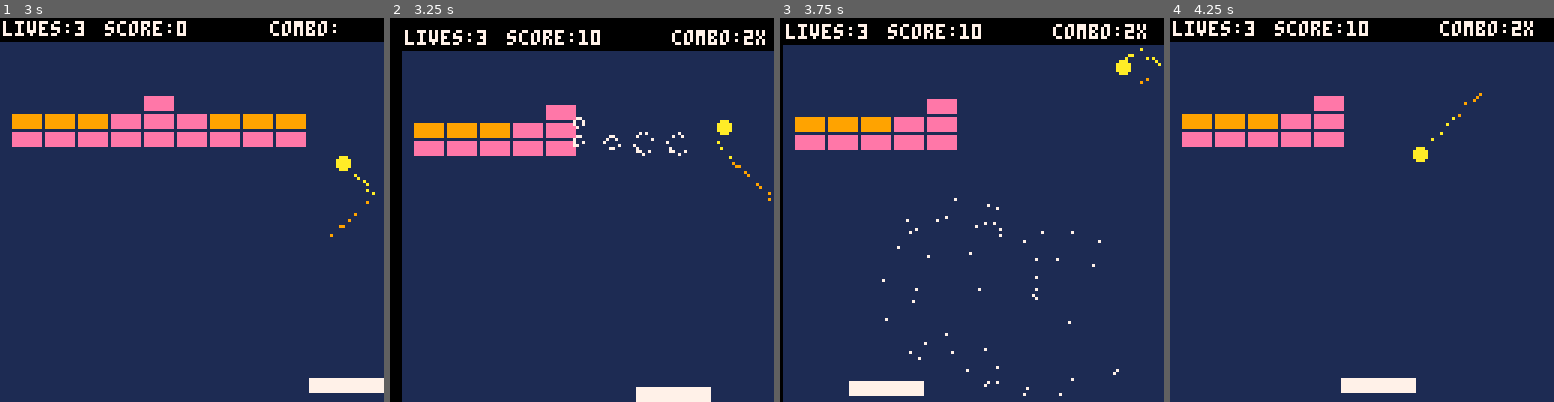
Above: before the commit, frames 1-4 (left to right).
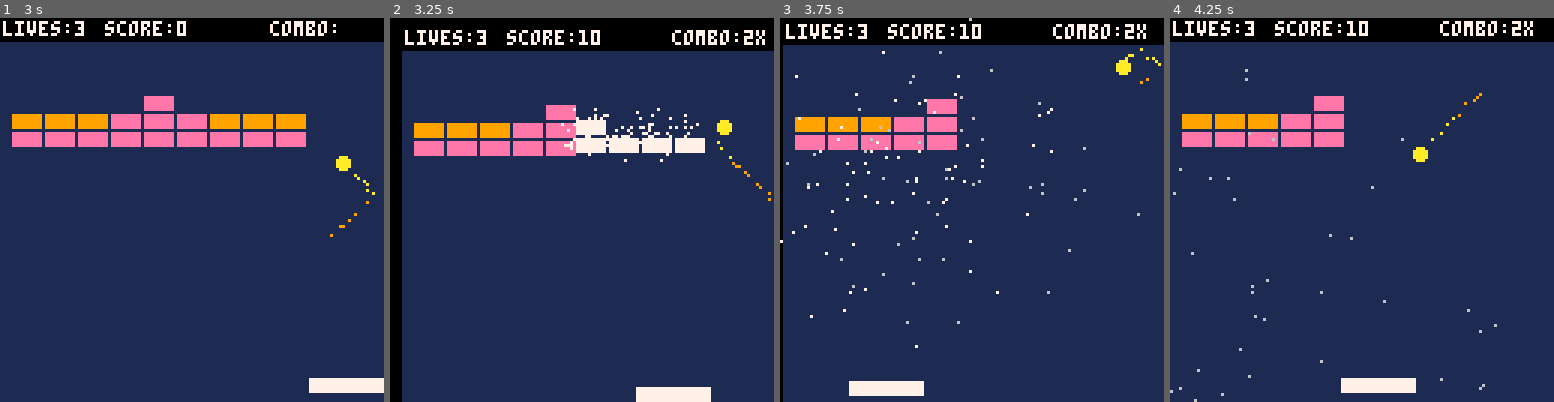
Above: after the commit, the same moments.

Repository: ivanarellano/pico8-doodles
Game: PICO-8 cartridge breakout/breakout.p8
The game is run twice, just before and just after one commit, with the same random seed, the same clock (stepped at 60 frames per second) and the same inputs.
Inputs:
- Up to frame 1 (3 s): tap X (X key) at 0.33, 1.07, 1.85, 2.97 s; hold Right 1.6-2.1 s; hold Right from 2.47 s (still down)
- Up to frame 2 (3.25 s): release Right at 3.03 s; hold Left from 3.08 s (still down)
- Up to frame 3 (3.75 s): release Left at 3.58 s
- Up to frame 4 (4.25 s): hold Right from 4.02 s (still down); tap X (X key) at 4.08 s

Frame 1 is identical in both runs. In frame 2, 1.9% of the frame differs, in the area x 44-83%, y 23-38%; in frame 3, 1.0%; in frame 4, 0.2%.

Commit message:
Flash bricks when hit

Diff:
--- a/breakout/breakout.p8
+++ b/breakout/breakout.p8
@@ -32,6 +32,9 @@
 
 	--particles
 	prt={}
+
+	lasthitx=0
+	lasthity=0
 end
 
 function startgame()
@@ -152,12 +155,16 @@
 end
 
 function addbrick(i,t)
-	local tmp_brick={}
-	tmp_brick.x=4+((i-1)%11)*(brick_w+2)
-	tmp_brick.y=20+flr((i-1)/11)*(brick_h+2)
-	tmp_brick.v=true
-	tmp_brick.t=t
-	add(bricks,tmp_brick)
+	local b={}
+	b.x=4+((i-1)%11)*(brick_w+2)
+	b.y=20+flr((i-1)/11)*(brick_h+2)
+	b.v=true
+	b.t=t
+	b.flash=0
+	b.ox=0
+	b.oy=0
+
+	add(bricks,b)
 end
 
 function gameover()
@@ -382,8 +389,19 @@
 
 	--draw bricks
 	for i=1,#bricks do
-		if bricks[i].v then
-			rectfill(bricks[i].x,bricks[i].y,bricks[i].x+brick_w,bricks[i].y+brick_h,brick_col[bricks[i].t])
+		local b=bricks[i]
+
+		if b.v or b.flash>0 then
+			local col=brick_col[b.t]
+			if b.flash>0 then
+				col=7
+				b.flash-=1
+			end
+
+			local bx=b.x+b.ox
+			local by=b.y+b.oy
+
+			rectfill(bx,by,bx+brick_w,by+brick_h,col)
 		end
 	end
 
@@ -609,6 +627,8 @@
 	end
 
 	checkexplosions()
+
+	reboundbricks()
 end
 
 function updateball(i)
@@ -699,7 +719,9 @@
 		if bricks[i].v and ball_box(nextx,nexty,bricks[i].x,bricks[i].y,brick_w,brick_h) then
 			if timer_mega>0 and bricks[i].t=="i"
 			or timer_mega<=0 then
-			-- find out in which direction to deflect
+				lasthitx=b.dx
+				lasthity=b.dy
+				-- find out in which direction to deflect
 				if deflx_ball_box(b.x,b.y,b.dx,b.dy,bricks[i].x,bricks[i].y,brick_w,brick_h) then
 					b.dx = -b.dx
 				else
@@ -793,12 +815,14 @@
 
 function hitbrick(i,combo)
 	local brick=bricks[i].t
+	local flashtime=8
 
 	if brick=="b" then
 		--regular brick
 		sfx(1+combo_mult)
 		--spawn particles
-		shatterbrick(bricks[i])
+		shatterbrick(bricks[i],lasthitx,lasthity)
+		bricks[i].flash=flashtime
 		bricks[i].v=false
 		if combo then
 			points+=10*combo_mult*points_mult
@@ -812,6 +836,7 @@
 		--hardened
 		if timer_mega>0 then
 			sfx(1+combo_mult)
+			bricks[i].flash=flashtime
 			bricks[i].v=false
 		if combo then
 			points+=10*combo_mult*points_mult
@@ -825,8 +850,10 @@
 	elseif brick=="p" then
 		--powerup
 		sfx(1+combo_mult)
+		bricks[i].flash=flashtime
+
 		--spawn particles
-		shatterbrick(bricks[i])
+		shatterbrick(bricks[i],lasthitx,lasthity)
 		bricks[i].v=false
 		if combo then
 			points+=10*combo_mult*points_mult
@@ -985,12 +1012,35 @@
 	add(prt,p)
 end
 
-function shatterbrick(b)
-	for i=1,10 do
-		local ang=rnd()
-		local dx=cos(ang)*.8
-		local dy=sin(ang)*.8
-		addpart(b.x,b.y,dx,dy,1,60,{7})
+function shatterbrick(b,vx,vy)
+	--bump the brick
+	b.ox=vx*4
+	b.oy=vy*4
+
+	for x=0,brick_w do
+		for z=0,brick_h do
+			if rnd()<.5 then
+				local ang=rnd()
+				local dx=cos(ang)*rnd(2)+vx
+				local dy=sin(ang)*rnd(2)+vy
+
+				addpart(
+					b.x+x,b.y+z,
+					dx,dy,1,100,{7,6,5})
+			end
+		end
+	end
+end
+
+function reboundbricks()
+	for i=1,#bricks do
+		local b=bricks[i]
+		if b.v or b.flash>0 then
+			if b.ox!=0 or b.oy!=0 then
+				b.ox/=5
+				b.oy/=5
+			end
+		end
 	end
 end
 
@@ -1011,6 +1061,10 @@
 
 		p.age+=1
 		if p.age>p.maxage then
+			del(prt,p)
+		elseif p.x<-20 or p.x>148 then
+			del(prt,p)
+		elseif p.y<-20 or p.y>148 then
 			del(prt,p)
 		else
 			--change colors
@@ -1025,7 +1079,7 @@
 
 			if p.typ==1 then
 				--gravity
-				p.dy+=.1
+				p.dy+=.08
 			end
 
 			--move particle
